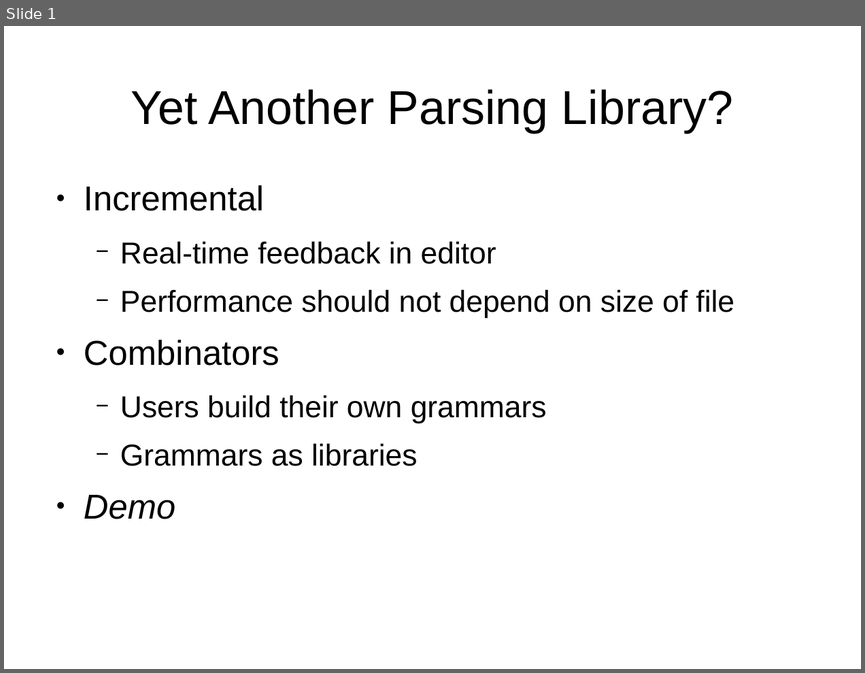
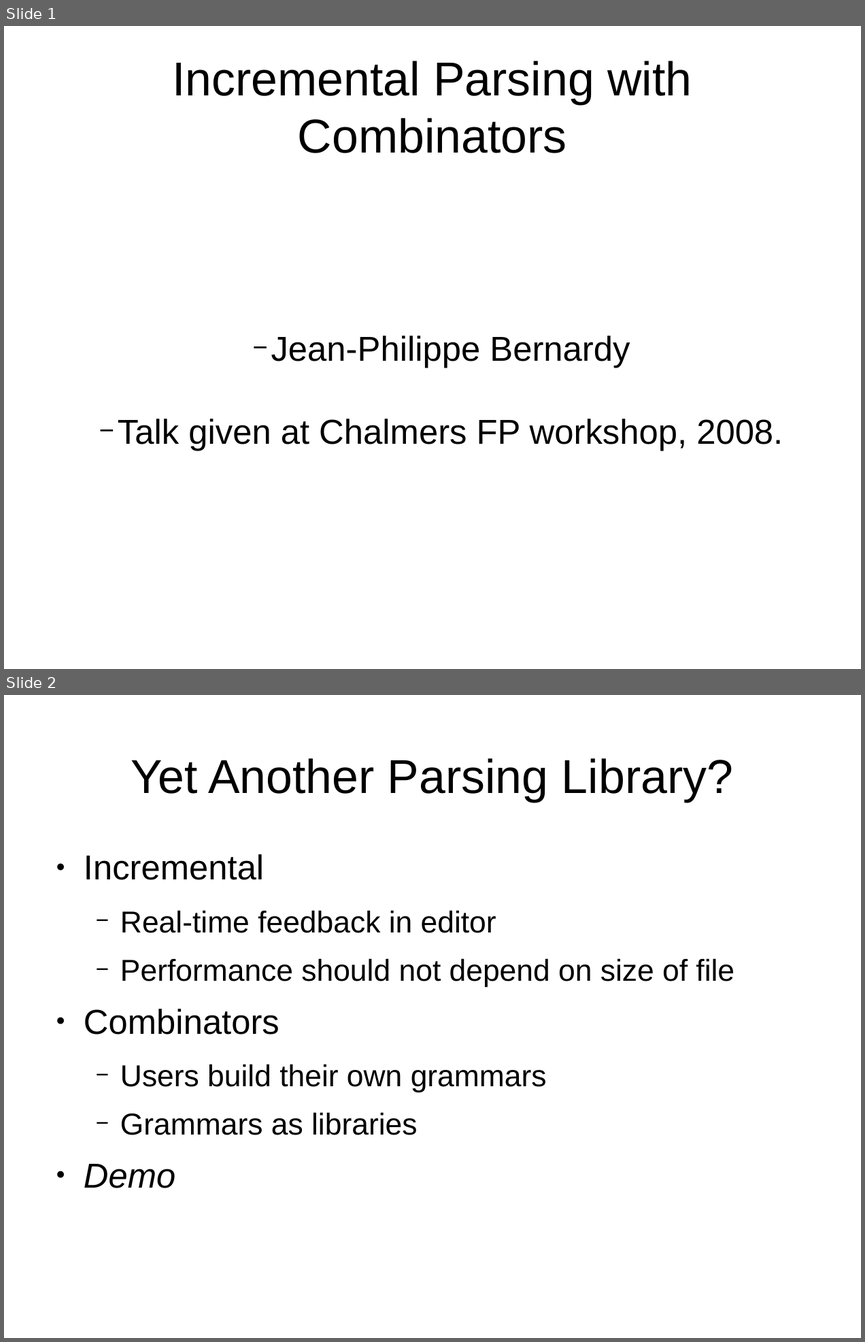
Before and after one commit to yi-editor/yi, a slide deck: doc/IncrementalParsing.odp. Shown one above the other, each under a label of ours: slide 1 before the commit, slides 1 and 2 after it. The pictures are 865x673 and 865x1342 pixels, drawn with LibreOffice and Linux fonts; fonts in the diff are those of the drawing. Boxes give left, top, right and bottom in pixels: in the first picture for what was removed or moved away, otherwise in the second. Text is boxed around its words. In the diff, an @@ line names an element or a change of style, - is before the commit and + after.

Commit message:
Fix errors in incremental parsing slides

```diff
--- a/doc/IncrementalParsing.odp
+++ b/doc/IncrementalParsing.odp
@@ slide 1 added at [4, 26, 861, 669], background #FFFFFF @@
@@ title added at [172, 61, 691, 153], 44 pt, text #000000 @@
+Incremental Parsing with Combinators
@@ subtitle added at [118, 335, 783, 450], 32 pt, text #000000 @@
+  − Jean-Philippe Bernardy
+  − Talk given at Chalmers FP workshop, 2008.
@@ what was slide 1 is now slide 2 @@
```
Also in this commit, not shown: 3 slides changed.
